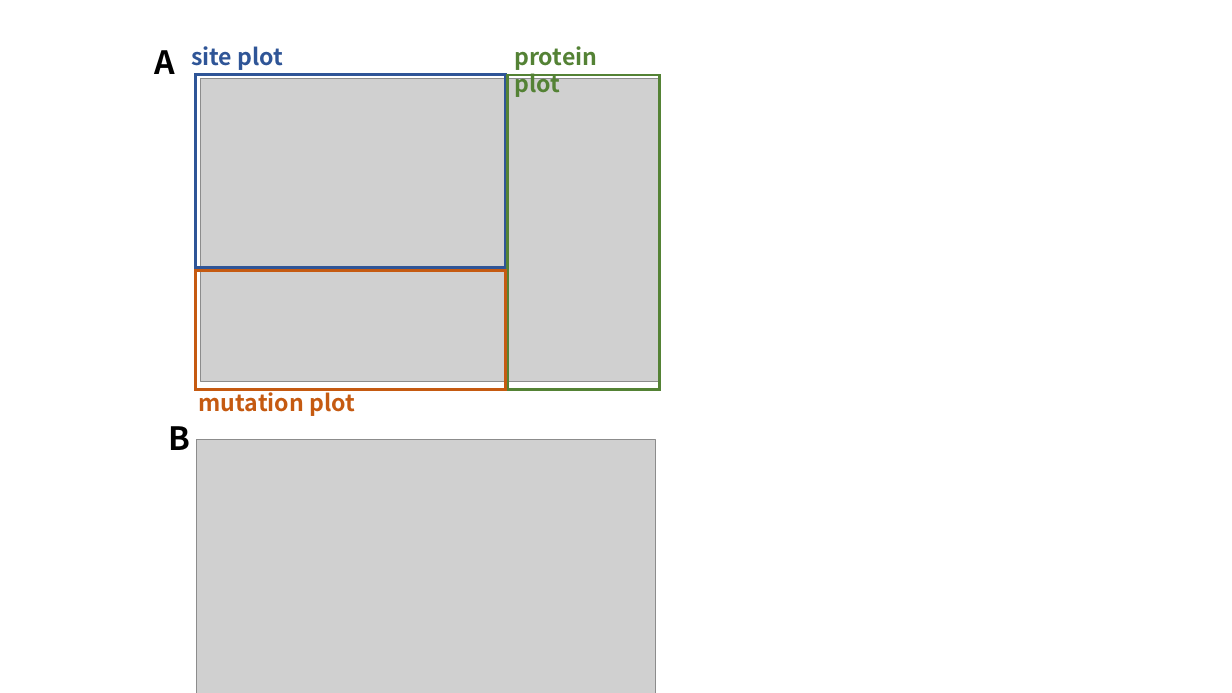
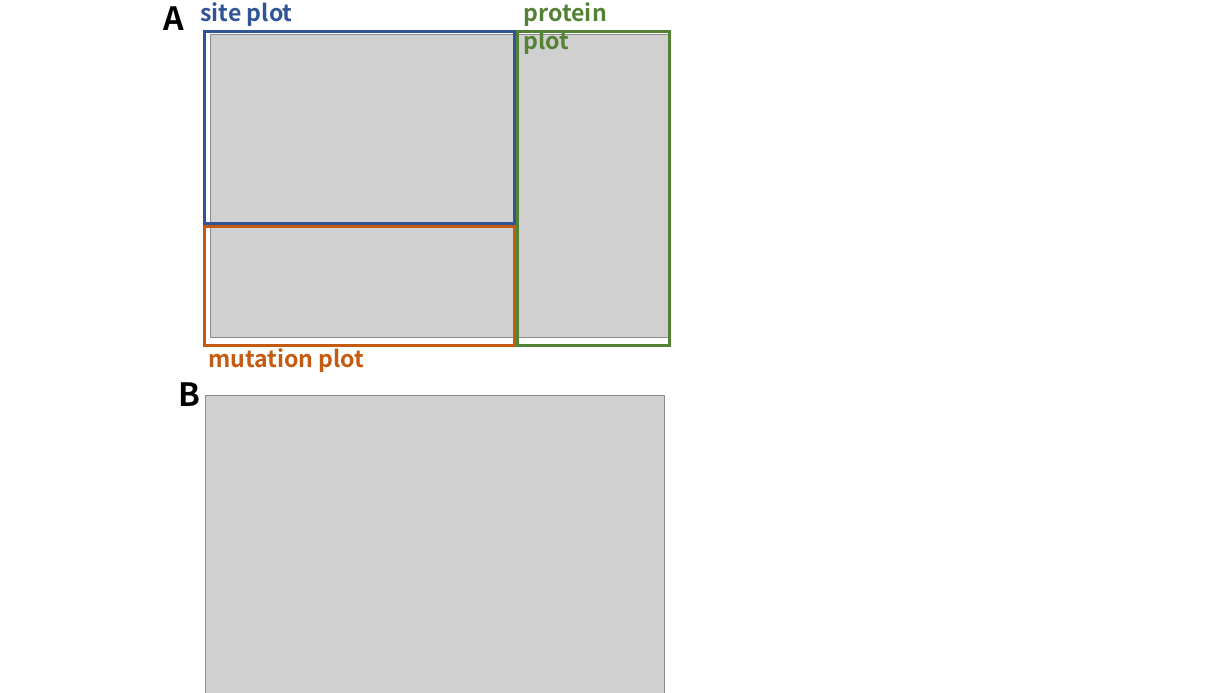
Before and after one commit to Lancasterwu/dms-view-ms, a slide deck: slide 3 of fig/figs.pptx. Drawn at 1232x693 pixels with LibreOffice and Linux fonts; fonts in the diff are those of the drawing; grey boxes stand for pictures. Boxes give left, top, right and bottom in pixels: in the first picture for what was removed or moved away, otherwise in the second. Text is boxed around its words. In the diff, an @@ line names an element or a change of style, - is before the commit and + after.

```diff
--- a/fig/figs.pptx
+++ b/fig/figs.pptx
@@ 5 texts, 3 rectangles, 2 pictures: place and size @@
-5 texts, 3 rectangles, 2 pictures at <box>154,46,659,693</box>
+5 texts, 3 rectangles, 2 pictures at <box>164,2,669,693</box>
```
Also in this commit, not shown: 1 other file.
